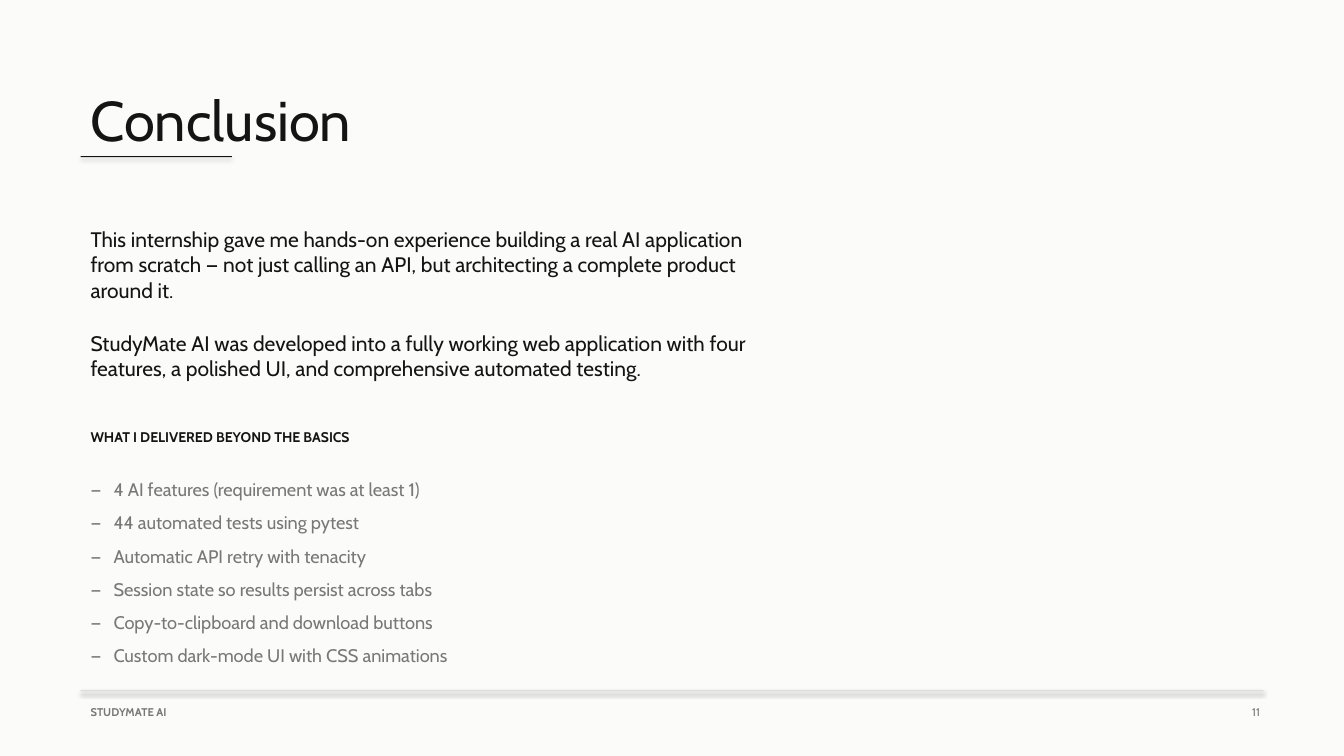
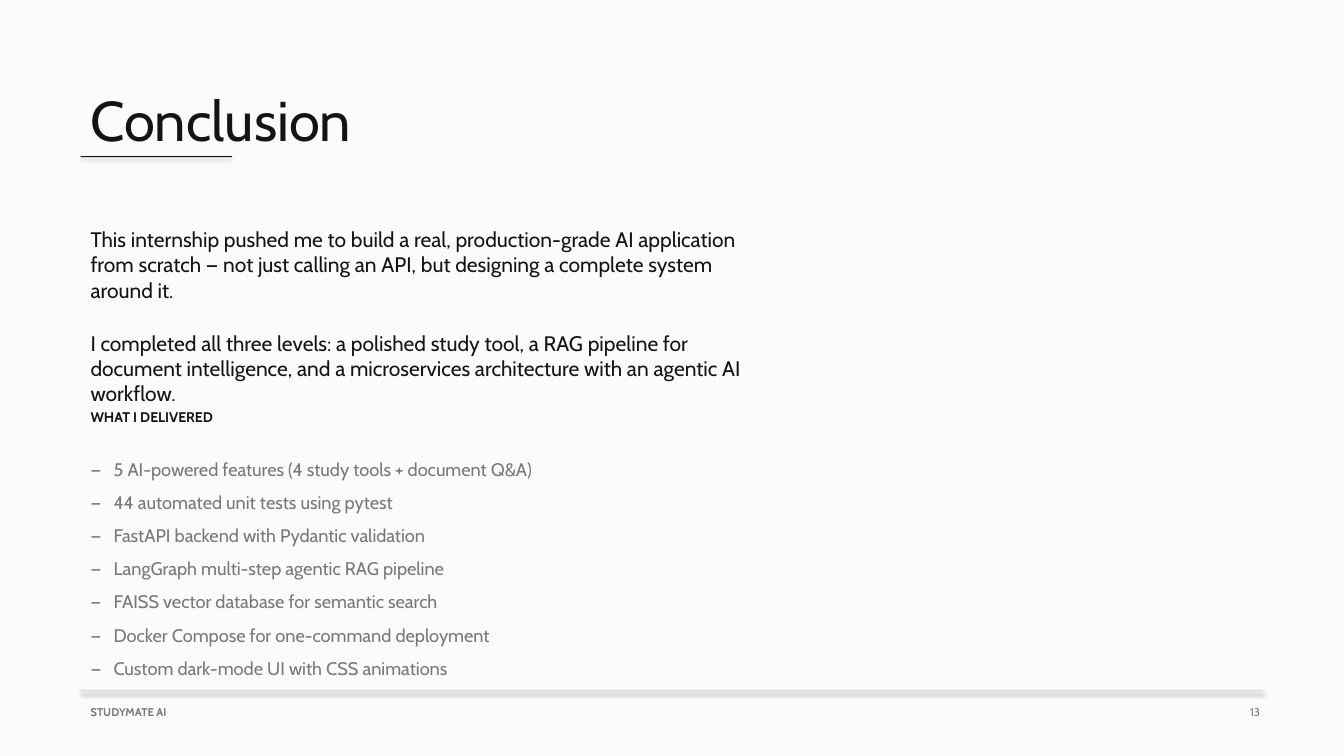
Before and after one commit to Pavanyamanuru-30/studymate-ai, a slide deck: slide 13 of StudyMate_AI_Presentation.pptx (slide 11 before the commit). Drawn at 1344x756 pixels with LibreOffice and Linux fonts; fonts in the diff are those of the drawing. Boxes give left, top, right and bottom in pixels: in the first picture for what was removed or moved away, otherwise in the second. Text is boxed around its words. In the diff, an @@ line names an element or a change of style, - is before the commit and + after.

Commit message:
docs: update report and PPT to cover all three levels (Beginner + Intermediate + Advanced)

```diff
--- a/StudyMate_AI_Presentation.pptx
+++ b/StudyMate_AI_Presentation.pptx
@@ text at [91,231,740,382]: text changed @@
-This internship gave me hands-on experience building a real AI application from scratch — not just calling an API, but architecting a complete product around it.
-StudyMate AI was developed into a fully working web application with four features, a polished UI, and comprehensive automated testing.
+This internship pushed me to build a real, production-grade AI application from scratch — not just calling an API, but designing a complete system around it.
+I completed all three levels: a polished study tool, a RAG pipeline for document intelligence, and a microservices architecture with an agentic AI workflow.
@@ text at [91,412,213,422]: text changed @@
-WHAT I DELIVERED BEYOND THE BASICS
+WHAT I DELIVERED
@@ text "— 5 AI-powered features (4 ...": place and size @@
-text "— 5 AI-powered features (4 ..." at [114,482,448,662]
+text "— 5 AI-powered features (4 ..." at [114,462,532,675]
@@ text at [114,462,532,646]: text changed @@
-— 4 AI features (requirement was at least 1)
-— 44 automated tests using pytest
-— Automatic API retry with tenacity
-— Session state so results persist across tabs
-— Copy-to-clipboard and download buttons
+— 5 AI-powered features (4 study tools + document Q&A)
+— 44 automated unit tests using pytest
+— FastAPI backend with Pydantic validation
+— LangGraph multi-step agentic RAG pipeline
+— FAISS vector database for semantic search
+— Docker Compose for one-command deployment
@@ text at [1250,708,1260,716]: text changed @@
-11
+13
```
Also in this commit, not shown: 7 other slides changed, 6 slides added, 4 slides removed, 1 other file.
